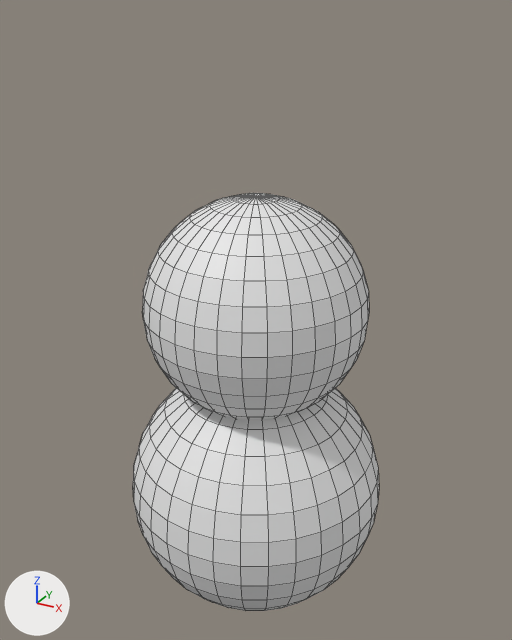
One commit to the Blender file Snowman.blend: the scene before it, then after it.
Rendered twice from a 50 mm camera at (2.33, -4.23, 4.54) aimed at (-0.04, 0.07, 2.39). The lights are fixed; the arrows at lower left show +X, +Y and +Z. The older version comes first. Mesh edges are drawn as thin lines.
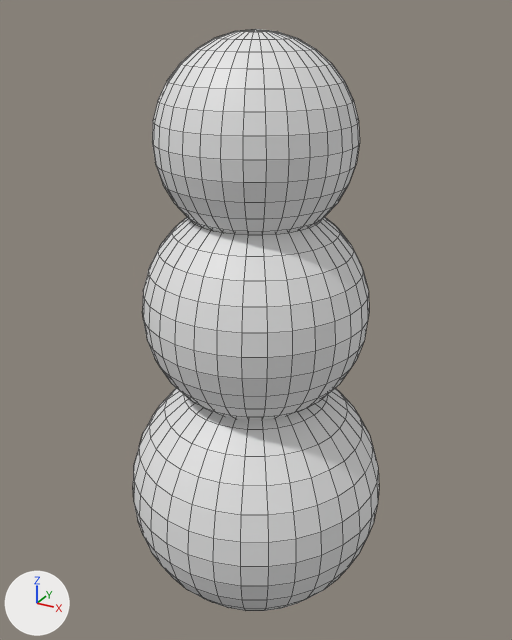
Pixel boxes [x1, y1, x2, y2] of what changed, in the pictures (512 x 640 px):
'Sphere.002', added
    after: [152, 29, 360, 234]

The change, as a list of edits to the scene's bpy script:
```text
Add ob_sphere_002:
    ob_sphere_002 = bpy.data.objects.new('Sphere.002', me_sphere_001.copy())  # the mesh of ob_sphere_001
    ob_sphere_002.location = (0.0, 0.0, 3.738)
    ob_sphere_002.scale = (0.687, 0.687, 0.687)
```
